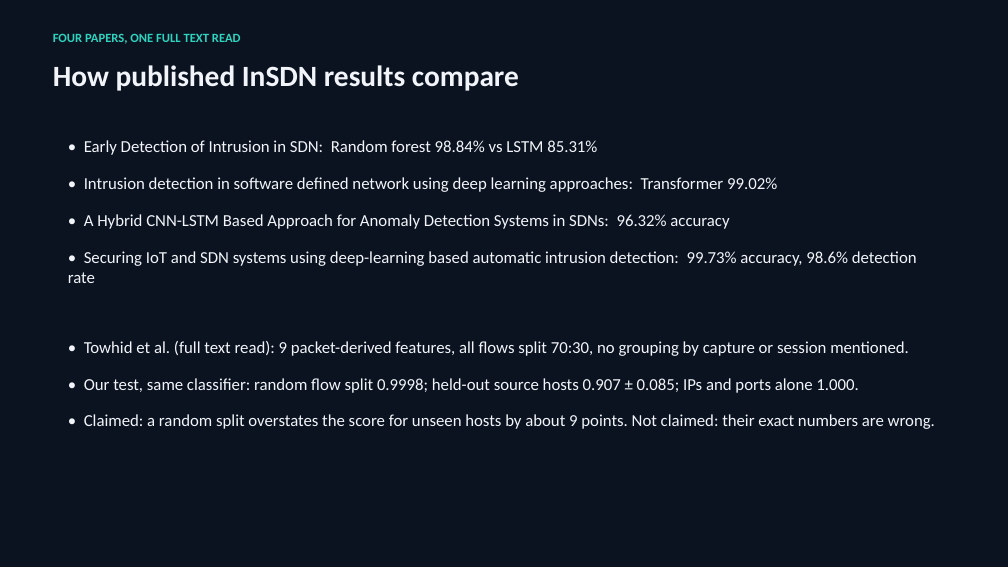
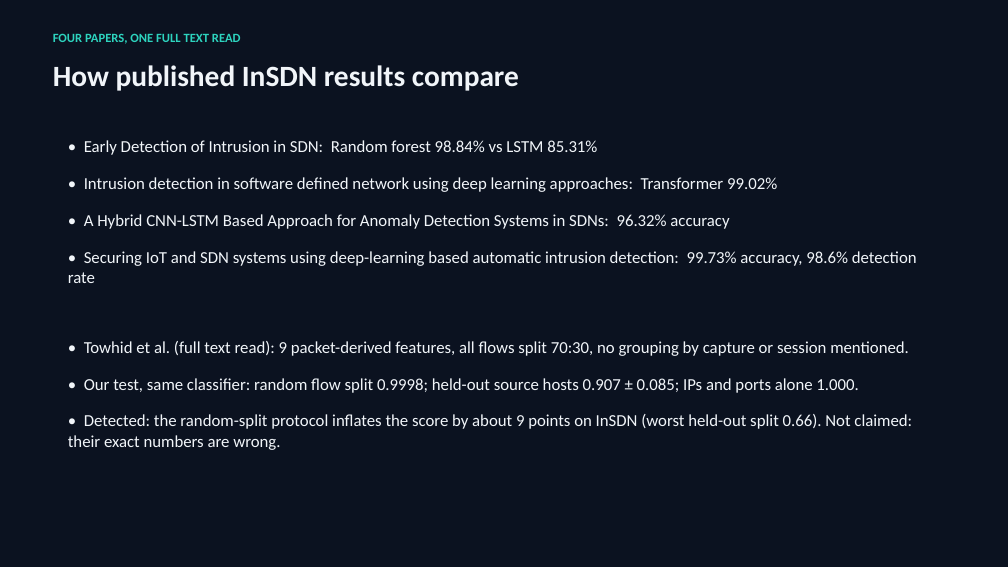
Before and after one commit to adhyan-jain/Proteus, a slide deck: slide 7 of research/insdn_controller/PRESENTATION.pptx. Drawn at 1008x567 pixels with LibreOffice and Linux fonts; fonts in the diff are those of the drawing. Boxes give left, top, right and bottom in pixels: in the first picture for what was removed or moved away, otherwise in the second. Text is boxed around its words. In the diff, an @@ line names an element or a change of style, - is before the commit and + after.

Commit message:
Literature page and deck: headline the ~9-point split inflation with worst-case split

```diff
--- a/research/insdn_controller/PRESENTATION.pptx
+++ b/research/insdn_controller/PRESENTATION.pptx
@@ text at <box>68,414,912,450</box>: text changed @@
-• Claimed: a random split overstates the score for unseen hosts by about 9 points. Not claimed: their exact numbers are wrong.
+• Detected: the random-split protocol inflates the score by about 9 points on InSDN (worst held-out split 0.66). Not claimed: their exact numbers are wrong.
```
Also in this commit, not shown: 2 other files.
